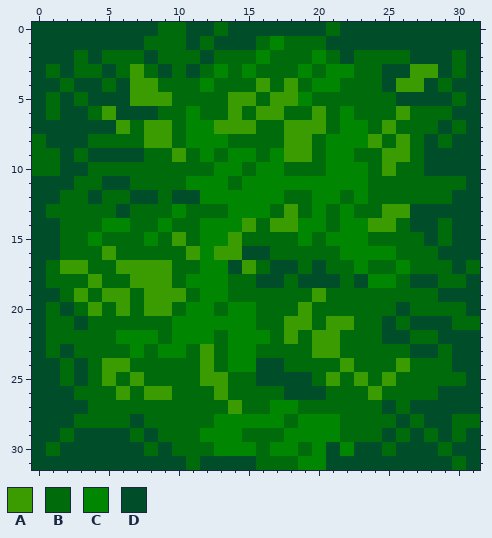
Two versions of one pixel-art sprite, sprites/grass_tile.png. This is how it looked before the edit.
The file is 32x32 pixels.
Palette (. is transparent): A #3a9c00  B #006b0b  C #008600  D #004d29
Pixels before, first column x 0:
 0 DDDDDDDDDBBDDBDDDDDDDBDDDDDDDDDD
 1 DDDDDDDDBBBDBDDDBCBBBDDDDDDDDDDD
 2 DDDBDBBBDBBBDBBBCBBBCBDBBBBDDDBD
 3 DBDBBDBABDBDBCBCBBBCBCCBBDDAADBD
 4 DDBDDBDAABBBCBBBABABCCBBBDAADBDD
 5 DBDBDDDAAABBBBAABAACBBBBBBDDDDBD
 6 DBDDBADDDBBCBBABAABBABCBBBABBBDD
 7 DDDDDDABAABCCAAABBAAABCCBABBBDBD
 8 BDDDBBBBAABCCCBBBBAABCCCABABDBDD
 9 BBDBDDDDBBABCBCCBCAABCCBBAABDDDD
10 BBDDBBBBBBBBBCCBCCBBBCCCBABBDDDD
11 DDDBBDDBBBBCCCBCCCCCCCCCBBBBBBBD
12 DDBBDBBDDBDDCCCCCCBBCCBCBBBBBBDD
13 DBBBBBDBBBCBBBCCCBABCBCBBAADDDDD
14 DDBBBCCBBCBBCCCABAACCBCCAABDDBDD
15 DDBBCBBBCBABCCABBBBCBCCCBBBBDBDD
16 DDBBBABBBBBACAADDBBBBBCCCCBBBDDD
17 DBAABBAAAABBCCDABDDBDBBCBBCBBBDB
18 DBBBABBAAABCCCBBDDBDDDBDCCBDDBBD
19 DDBABAABAAABCCBBBBBBABBBBBBBBDDD
20 DBDBABABAABCCBCCBBBABBBBBBDBBBBD
21 DBBDBBBBBBCCCCCCBBAABAABBDBDDDBB
22 DBBBBBCCCBCCCBCCCBABAABBBDDBBDDD
23 DBDBBBBCBCCBABCCBBBBAABBBBBDDBDD
24 DDBDBAABBBBBABCCDDBBBBABBBABBBDD
25 DDBDBABABBBBAABBDDDDBABABABBBBBD
26 DDDBBBABAABBBABBBBDDDBBBABBBBDDD
27 DDDDBBBBBBBBBBABBCCBBBBBBDBDDDDD
28 DDDBBBBDBBBBBCCCCCBCCCBBBBDBDDBB
29 DDBDDDDBDBBBCCCBBBCCCCBBBDBDBDBD
30 DBDDDDDDBDBBBCCCBCCBCDCDDBDDDBDD
31 DDDDDDDDDDDBDDDDBBBCCDDDDDDDDDBD
The same view after the edit:
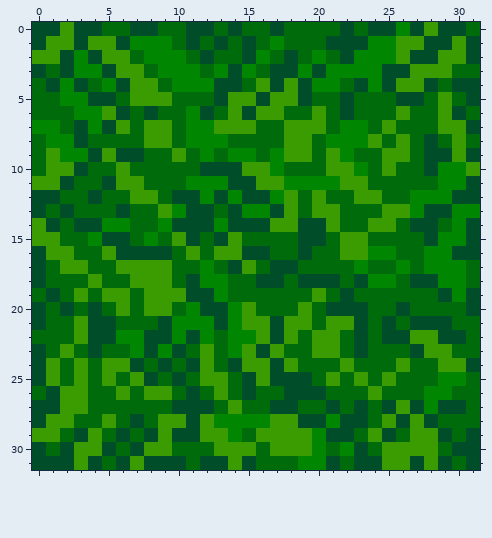
Edits made:
Changed rows in their new state; - is an unchanged pixel.
first column x 0:
 0 --A--BB--------BB-BBB--B--C-A--B
 1 -AA-AA-CCC----B---------CCAA--A-
 2 AA-C-AA-CCC----D--D----CCCA--AA-
 3 ---CC-A--CCC--D--DD-D--CC----A-B
 4 B-C-BC----CC-DD--D-D---DC-------
 5 B-CC--B------D--D--D--D-----BA--
 6 B-BCC--B----D--D------D------A-B
 7 CCB-C------------------------AA-
 8 -CC---------------------------AB
 9 -ACC-A---------------A--------A-
10 -AA---A-----DDDAA----AA------CCA
11 AA----AA------DDAA----AA-----CC-
12 -------AA----D-DD-A-AB-AA--CCC--
13 --D------A-DD-D--D--AAB----C--CC
14 A--DD-----DDD-DDD--DDABB------C-
15 AA---DD----DBD-----DDBAA-----CC-
16 -AA---DDDD--B------D--AA----CC--
17 -------------B------B-------CCC-
18 -----------D-----------------CCB
19 B----------DD---------D-------C-
20 ----D-------DD-A-----DDD--------
21 ---ADD---D---D-AAD-----D--------
22 B--ADD--DD-D----AD-----D---AA--B
23 --A-D---D-D----ADA-----D----AABB
24 -A-A---D-D-D--DAA-A----------AA-
25 -A-A----D-D----DA------------CCB
26 B-AA-------D---D------------CCBB
27 --AA------DDD----DD--D-D--A-C--B
28 -AA--A---AADA----AADD-DD-A-A-B--
29 AA--AB---ADDAA--AAAA-DD-A--AA---
30 ---AA-B-AA---AAA-AAA-B--BAAAA---
31 ---A-B-A------A-------B--AA-A---
Boxes around the changes in both pictures, in picture pixels (x1, y1, x2, y2):
changed: (32, 22, 480, 470)
